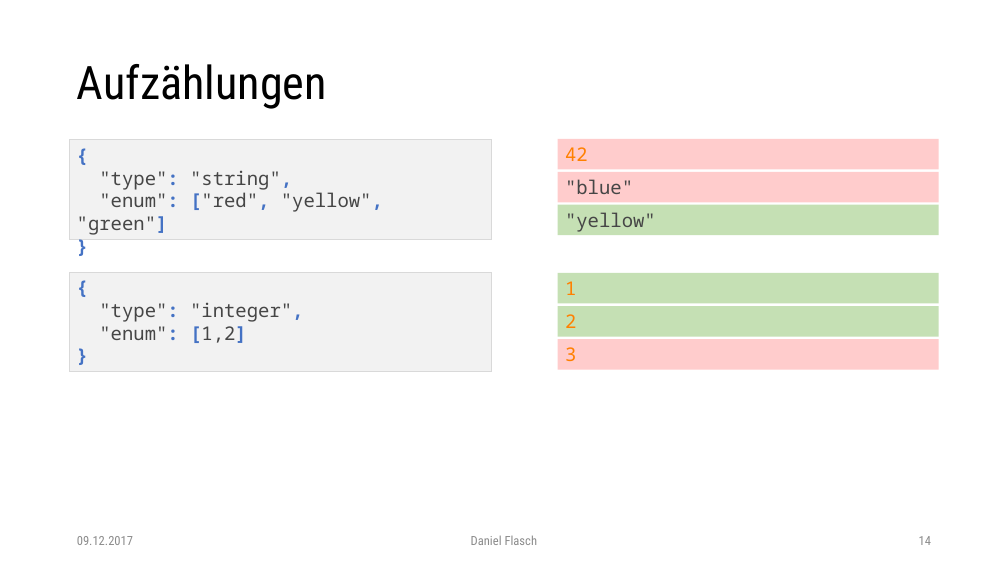
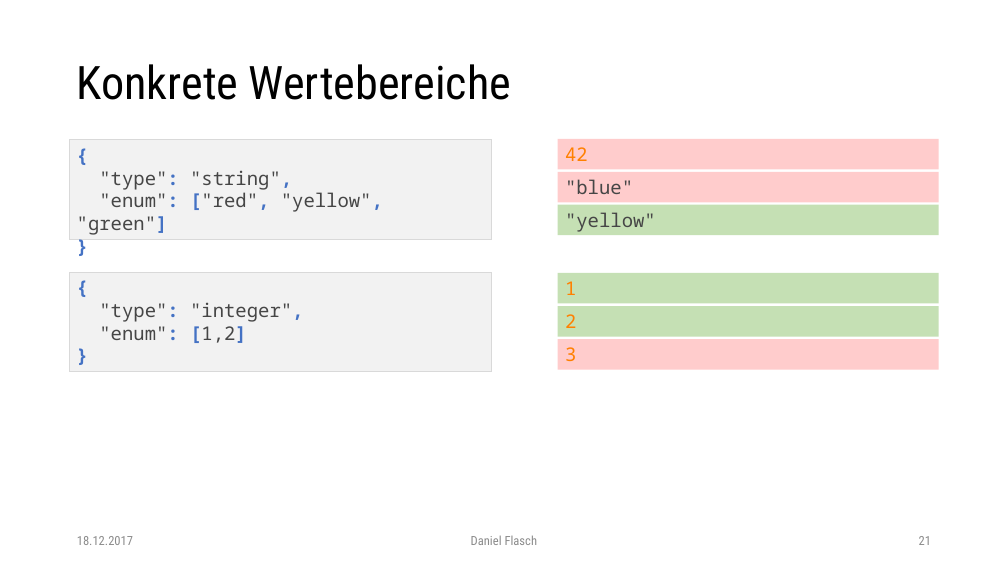
Before and after one commit to dflasch/jsonSchemaEdu, a slide deck: slide 22 of doc/json-schema.pptx (slide 15 before the commit). Drawn at 1008x567 pixels with LibreOffice and Linux fonts; fonts in the diff are those of the drawing. Boxes give left, top, right and bottom in pixels: in the first picture for what was removed or moved away, otherwise in the second. Text is boxed around its words. In the diff, an @@ line names an element or a change of style, - is before the commit and + after.

```diff
--- a/doc/json-schema.pptx
+++ b/doc/json-schema.pptx
@@ title at [77, 64, 511, 100]: text changed @@
-Aufzählungen
+Konkrete Wertebereiche
@@ text at [77, 536, 133, 545]: text changed @@
-09.12.2017
+18.12.2017
@@ page number at [919, 536, 931, 545]: text changed @@
-14
+21
```
Also in this commit, not shown: 20 other slides changed, 1 slide added, 1 other file.
